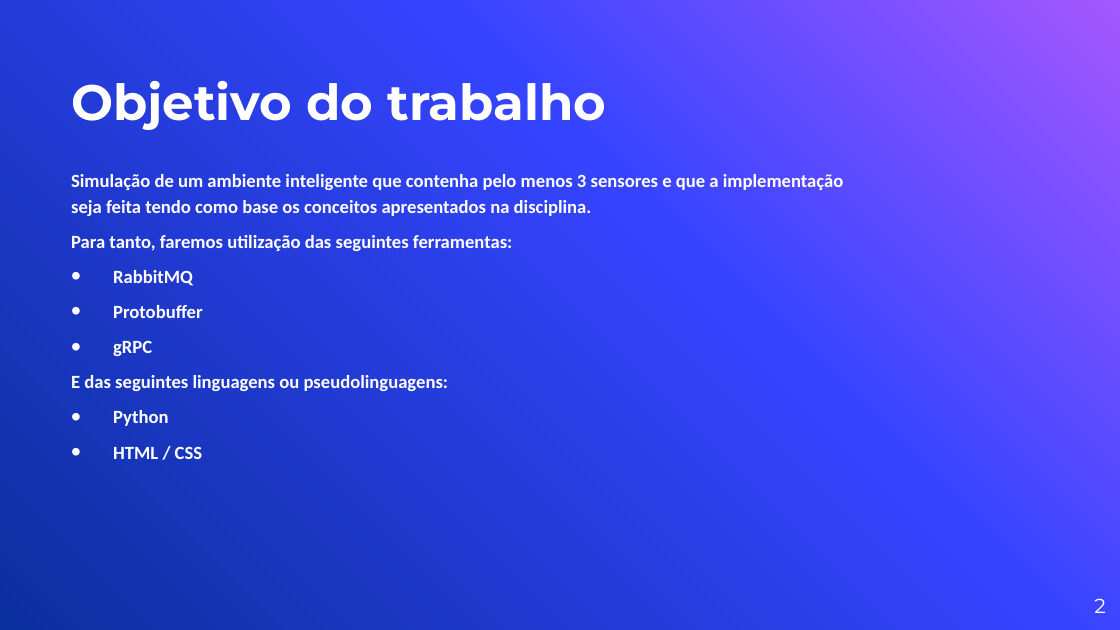
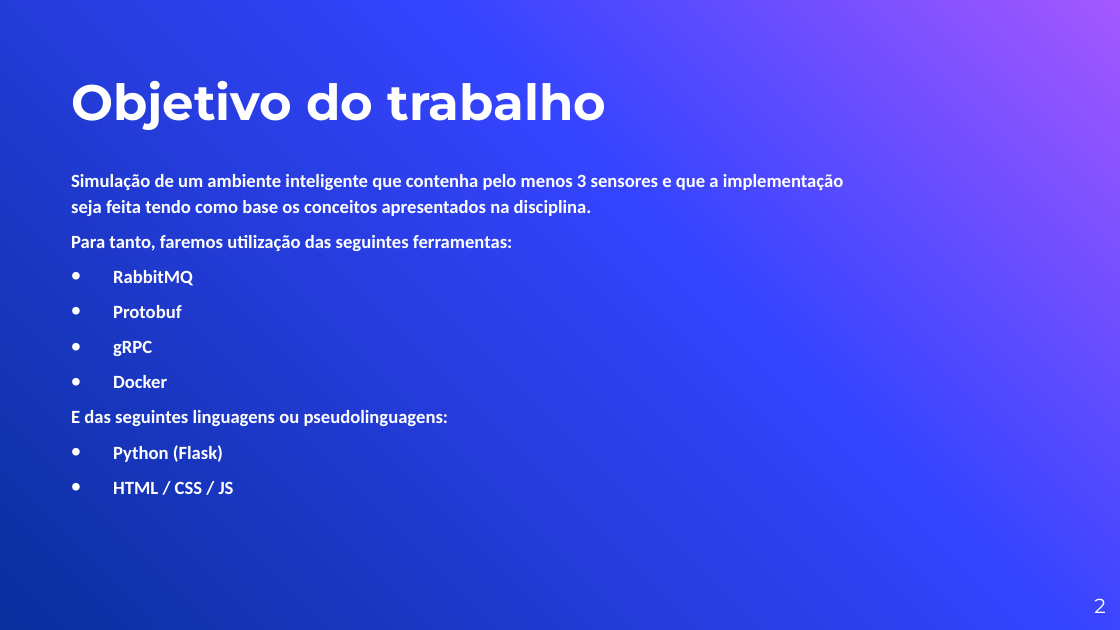
Before and after one commit to lcarvalhodev/tp3-sd, a slide deck: slide 2 of slides/apresentacao.pptx. Drawn at 1120x630 pixels with LibreOffice and Linux fonts; fonts in the diff are those of the drawing; background and template pictures are left out. Boxes give left, top, right and bottom in pixels: in the first picture for what was removed or moved away, otherwise in the second. Text is boxed around its words. In the diff, an @@ line names an element or a change of style, - is before the commit and + after.

```diff
--- a/slides/apresentacao.pptx
+++ b/slides/apresentacao.pptx
@@ text at <box>113,305,182,318</box>: text changed @@
-• Protobuffer
+• Protobuf
@@ text at <box>113,375,167,388</box>: paragraph added @@
+• Docker
@@ text at <box>113,445,234,494</box>: text changed @@
-• Python
-• HTML / CSS
+• Python (Flask)
+• HTML / CSS / JS
```
Also in this commit, not shown: 2 other slides changed, 6 slides added, 36 slides removed, 8 other files.
